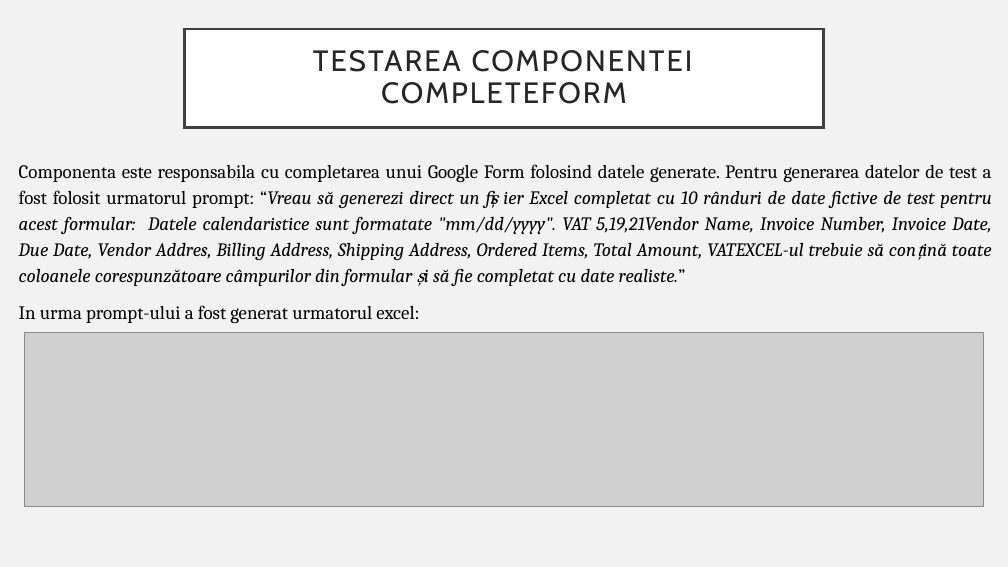
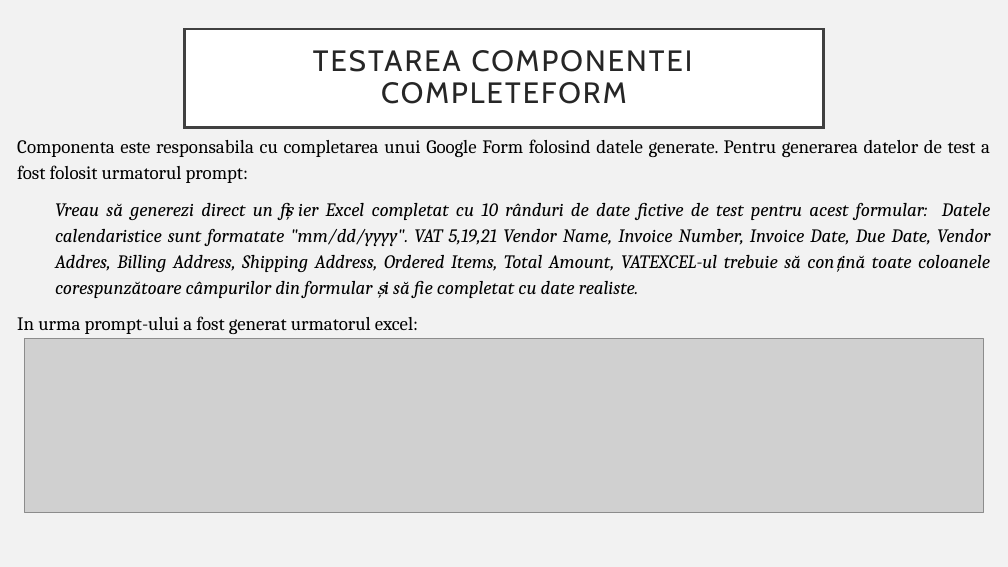
Before and after one commit to lzrwilliam/TestingOnRPAInvoiceExtractor, a slide deck: slide 14 of testarea sistemelor software.pptx. Drawn at 1008x567 pixels with LibreOffice and Linux fonts; fonts in the diff are those of the drawing; grey boxes stand for pictures. Boxes give left, top, right and bottom in pixels: in the first picture for what was removed or moved away, otherwise in the second. Text is boxed around its words. In the diff, an @@ line names an element or a change of style, - is before the commit and + after.

```diff
--- a/testarea sistemelor software.pptx
+++ b/testarea sistemelor software.pptx
@@ text "Componenta este responsabila cu completarea ...": place and size @@
-text "Componenta este responsabila cu completarea ..." at bbox=[19, 164, 992, 323]
+text "Componenta este responsabila cu completarea ..." at bbox=[17, 139, 990, 334]
@@ text at bbox=[17, 139, 990, 298]: text changed @@
-Componenta este responsabila cu completarea unui Google Form folosind datele generate. Pentru generarea datelor de test a fost folosit urmatorul prompt: “Vreau să generezi direct un fișier Excel completat cu 10 rânduri de date fictive de test pentru acest formular: Datele calendaristice sunt formatate "mm/dd/yyyy". VAT 5,19,21Vendor Name, Invoice Number, Invoice Date, Due Date, Vendor Addres, Billing Address, Shipping Address, Ordered Items, Total Amount, VATEXCEL-ul trebuie să conțină toate coloanele corespunzătoare câmpurilor din formular și să fie completat cu date realiste.”
+Componenta este responsabila cu completarea unui Google Form folosind datele generate. Pentru generarea datelor de test a fost folosit urmatorul prompt:
+  Vreau să generezi direct un fișier Excel completat cu 10 rânduri de date fictive de test pentru acest formular: Datele calendaristice sunt formatate "mm/dd/yyyy". VAT 5,19,21 Vendor Name, Invoice Number, Invoice Date, Due Date, Vendor Addres, Billing Address, Shipping Address, Ordered Items, Total Amount, VATEXCEL-ul trebuie să conțină toate coloanele corespunzătoare câmpurilor din formular și să fie completat cu date realiste.
@@ picture: place and size @@
-picture at bbox=[24, 333, 984, 507]
+picture at bbox=[24, 339, 984, 513]
```
Also in this commit, not shown: 7 other slides changed, 2 slides added, 2 slides removed.
